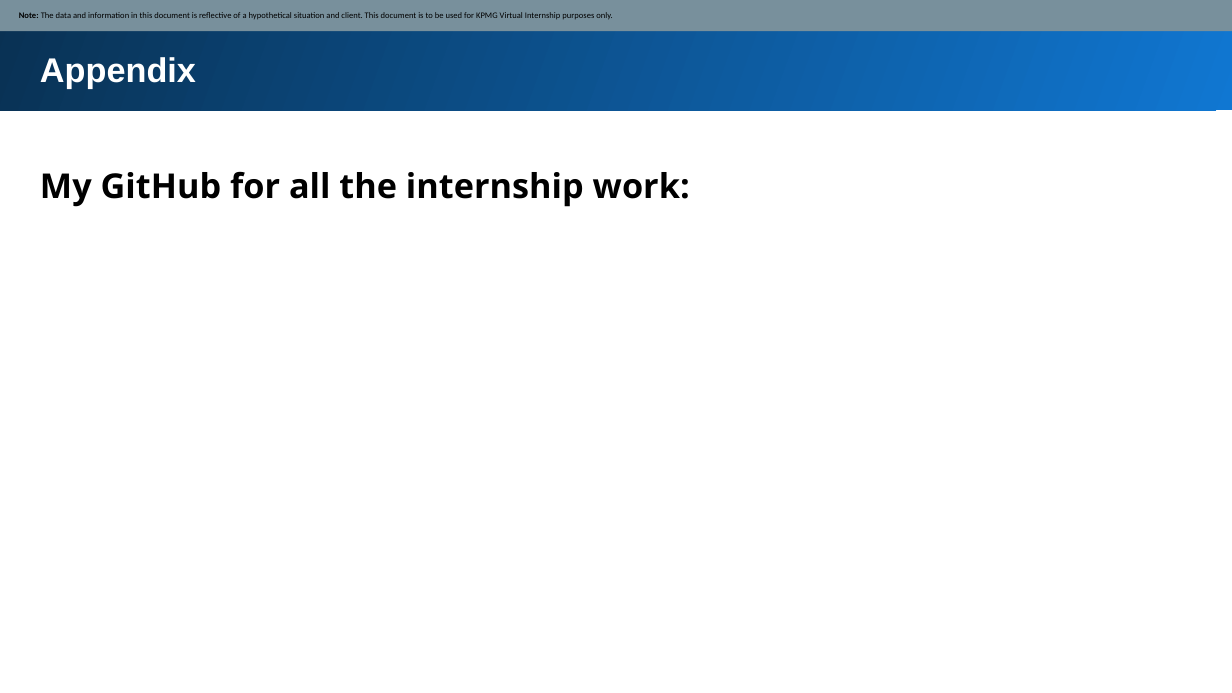
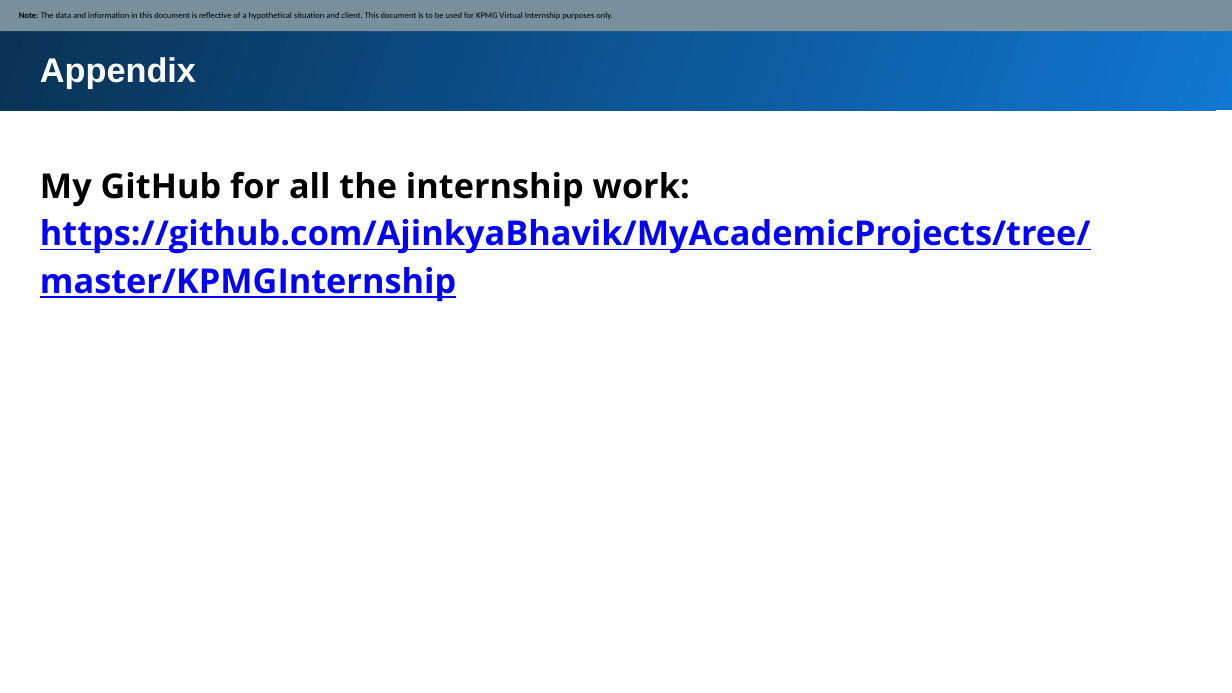
Before and after one commit to AjinkyaBhavik/MyAcademicProjects, a slide deck: slide 15 of KPMGInternship/Sprocket Final_Bhavik.pptx. Drawn at 1232x693 pixels with LibreOffice and Linux fonts; fonts in the diff are those of the drawing. Boxes give left, top, right and bottom in pixels: in the first picture for what was removed or moved away, otherwise in the second. Text is boxed around its words. In the diff, an @@ line names an element or a change of style, - is before the commit and + after.

Commit message:
MyAcademicProjects

```diff
--- a/KPMGInternship/Sprocket Final_Bhavik.pptx
+++ b/KPMGInternship/Sprocket Final_Bhavik.pptx
@@ text at (x1=40, y1=219, x2=1091, y2=302): paragraph added @@
+https://github.com/AjinkyaBhavik/MyAcademicProjects/tree/master/KPMGInternship
```
Also in this commit, not shown: 1 other file.
